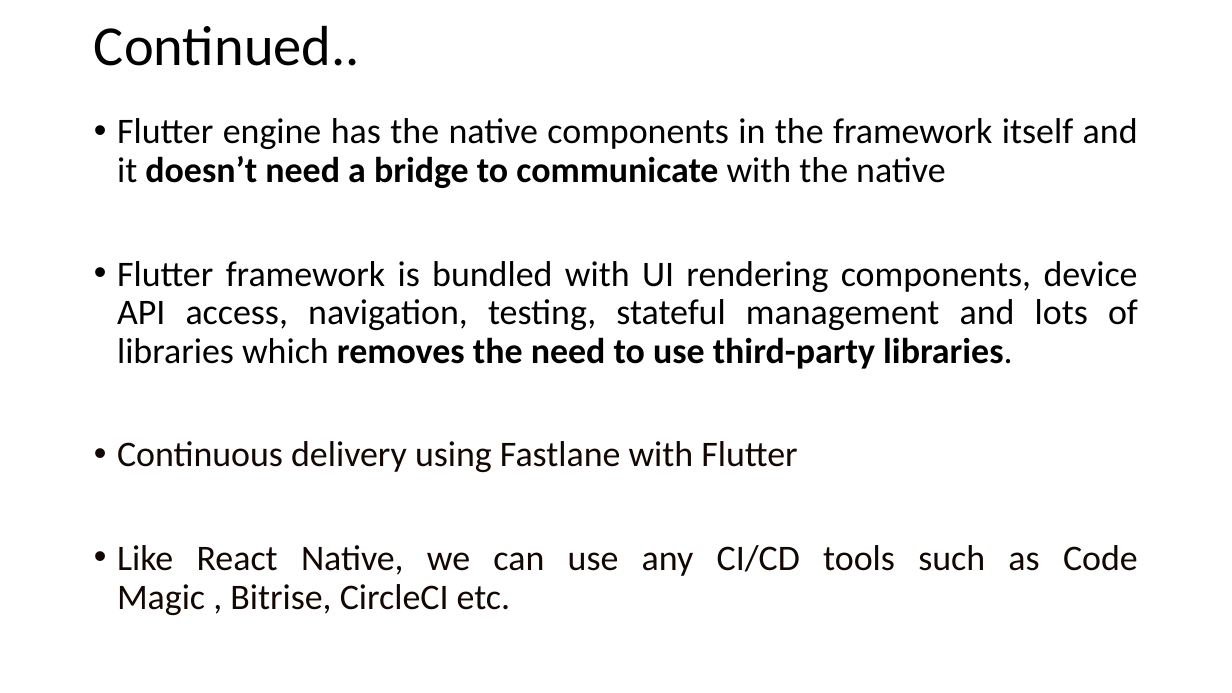
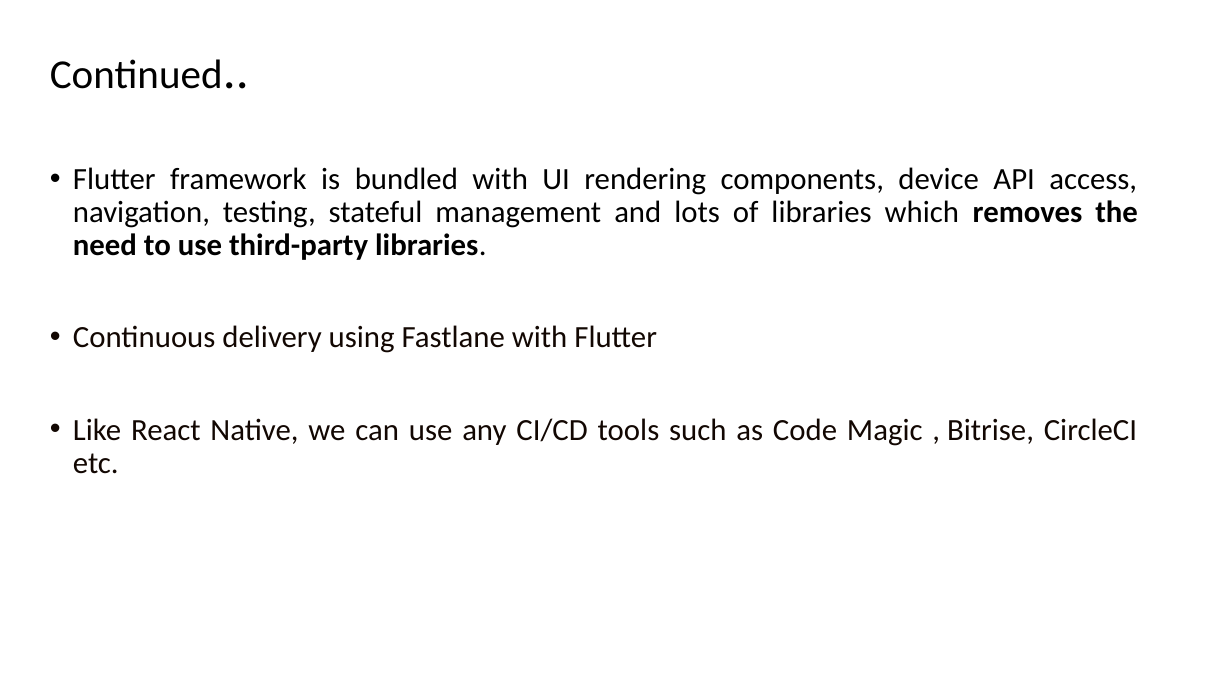
Before and after one commit to Anjy123/Flutter, a slide deck: slide 6 of Flutter features.pptx. Drawn at 1232x693 pixels with LibreOffice and Linux fonts; fonts in the diff are those of the drawing. Boxes give left, top, right and bottom in pixels: in the first picture for what was removed or moved away, otherwise in the second. Text is boxed around its words. In the diff, an @@ line names an element or a change of style, - is before the commit and + after.

```diff
--- a/Flutter features.pptx
+++ b/Flutter features.pptx
@@ title "Continued..": place and size @@
-title "Continued.." at box(94, 25, 360, 66)
+title "Continued.." at box(50, 59, 223, 89)
@@ title "Continued.." at box(50, 59, 223, 89): size 44 to 32 pt, size 44 to 40 pt in "Continued.." @@
@@ text "Flutter framework is bundled with ...": place and size @@
-text "Flutter framework is bundled with ..." at box(117, 118, 1138, 615)
+text "Flutter framework is bundled with ..." at box(73, 167, 1138, 474)
@@ text "Flutter framework is bundled with ..." at box(73, 167, 1138, 474): size 28 to 24 pt @@
@@ text at box(117, 118, 1138, 188): paragraph removed @@
-• Flutter engine has the native components in the framework itself and it doesn’t need a bridge to communicate with the native
```
Also in this commit, not shown: 21 other slides changed, 1 slide added, 1 slide removed.
